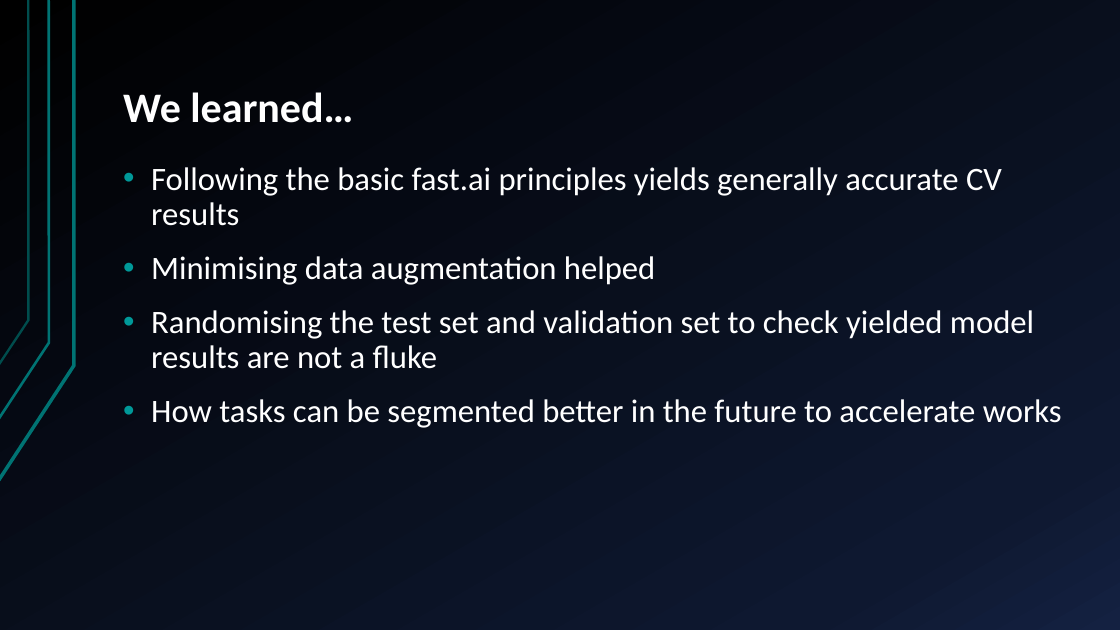
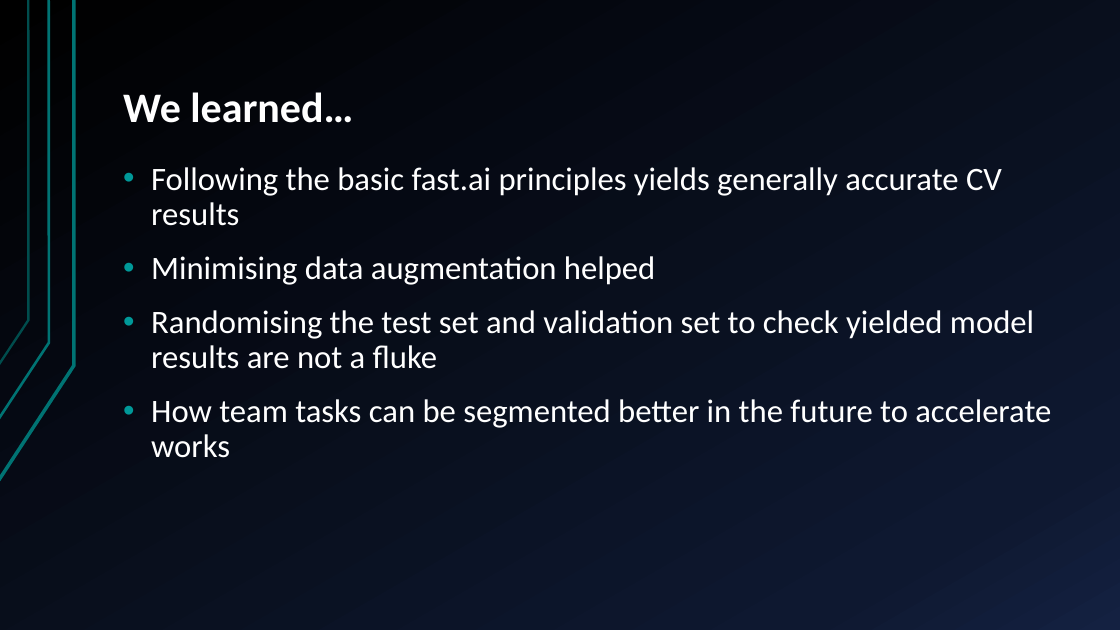
Before and after one commit to sofiary/teamunicornn, a slide deck: slide 25 of Western Power Hack-a-Gig Presentation.pptx (slide 23 before the commit). Drawn at 1120x630 pixels with LibreOffice and Linux fonts; fonts in the diff are those of the drawing. Boxes give left, top, right and bottom in pixels: in the first picture for what was removed or moved away, otherwise in the second. Text is boxed around its words. In the diff, an @@ line names an element or a change of style, - is before the commit and + after.

```diff
--- a/Western Power Hack-a-Gig Presentation.pptx
+++ b/Western Power Hack-a-Gig Presentation.pptx
@@ text at bbox=[151, 399, 1051, 458]: text changed @@
-• How tasks can be segmented better in the future to accelerate works
+• How team tasks can be segmented better in the future to accelerate works
```
Also in this commit, not shown: 9 other slides changed, 2 slides added, 1 other file.
